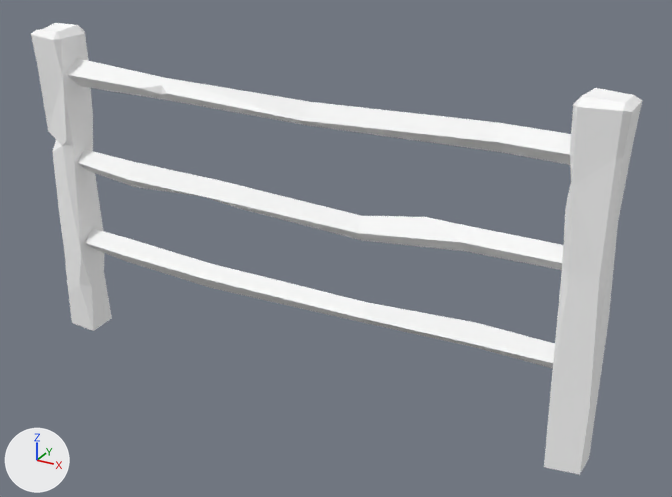
The glTF model public/siege/scifi/meadow_SM_Prop_Meadow_Fence_03.gltf: old version first, new version second.
One viewpoint serves both versions: a 50 mm lens placed at (0.66, -3.13, 2.15), pointed at (-1.09, 0.06, 0.55). The lights are fixed; the arrows at lower left show +X, +Y and +Z. The first picture is the older version. Where no turn or scale is listed for an object, it has been applied to the vertices.

The older version as bpy lines, for what is in view:
```python
mat_nature_base_mat14 = principled_material('Nature_Base_Mat14')
mat_nature_base_mat14.base_color = (1.0, 1.0, 1.0)  # white #ffffff
mat_nature_base_mat14.roughness = 1.0
me_mesh = bpy.data.meshes.new('Mesh')
me_mesh.from_pydata(...)  # 167 vertices, 308 faces; spans x -2.6..0.08, y -0.1..0.1, z -0.15..1.38
me_mesh.materials.append(mat_nature_base_mat14)  # white #ffffff
ob_sm_prop_meadow_fence_03 = bpy.data.objects.new('SM_Prop_Meadow_Fence_03', me_mesh)
ob_sm_prop_meadow_fence_03.location = (0.0, 0.0, 0.0)
```
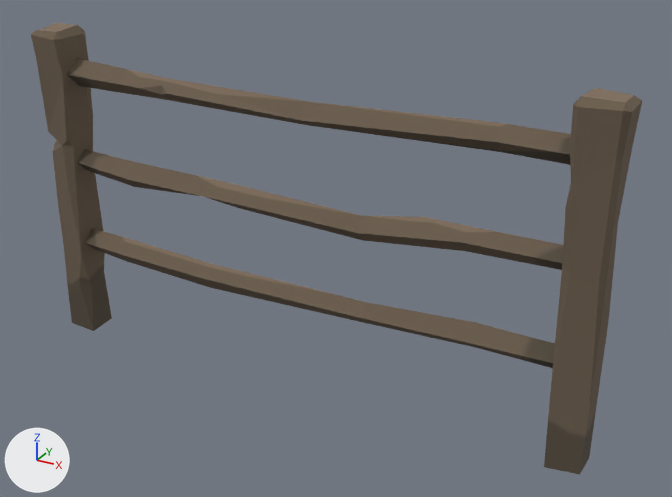
Boxes [x1, y1, x2, y2] around the edits, measured in the pictures (672 x 497 px):
'SM_Prop_Meadow_Fence_03', surface changed (white to brown)
    both: [31, 23, 642, 474]

The change in detail:
Picture 'PolygonNatureBiomes_Meadow_Texture_01' (img_polygonnaturebiomes_meadow_texture_01) is new.
In material 'Nature_Base_Mat14' (mat_nature_base_mat14), base_color is no longer (1.0, 1.0, 1.0), white #ffffff.
In material 'Nature_Base_Mat14' (mat_nature_base_mat14), texture is now set to img_polygonnaturebiomes_meadow_texture_01.
